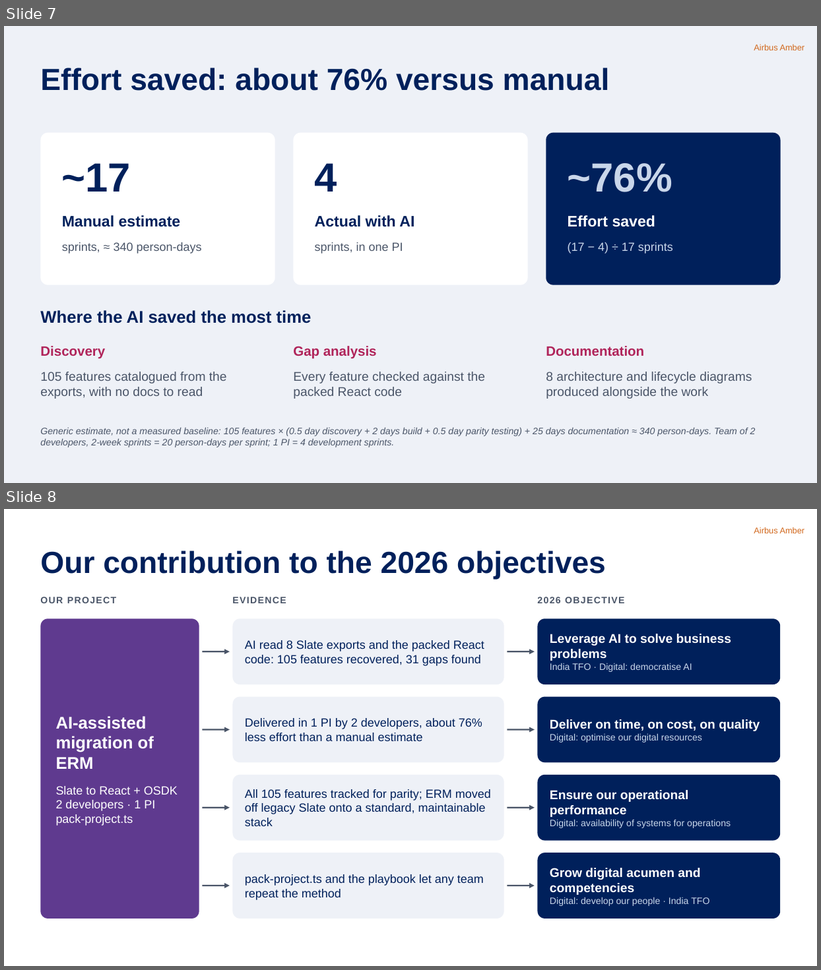
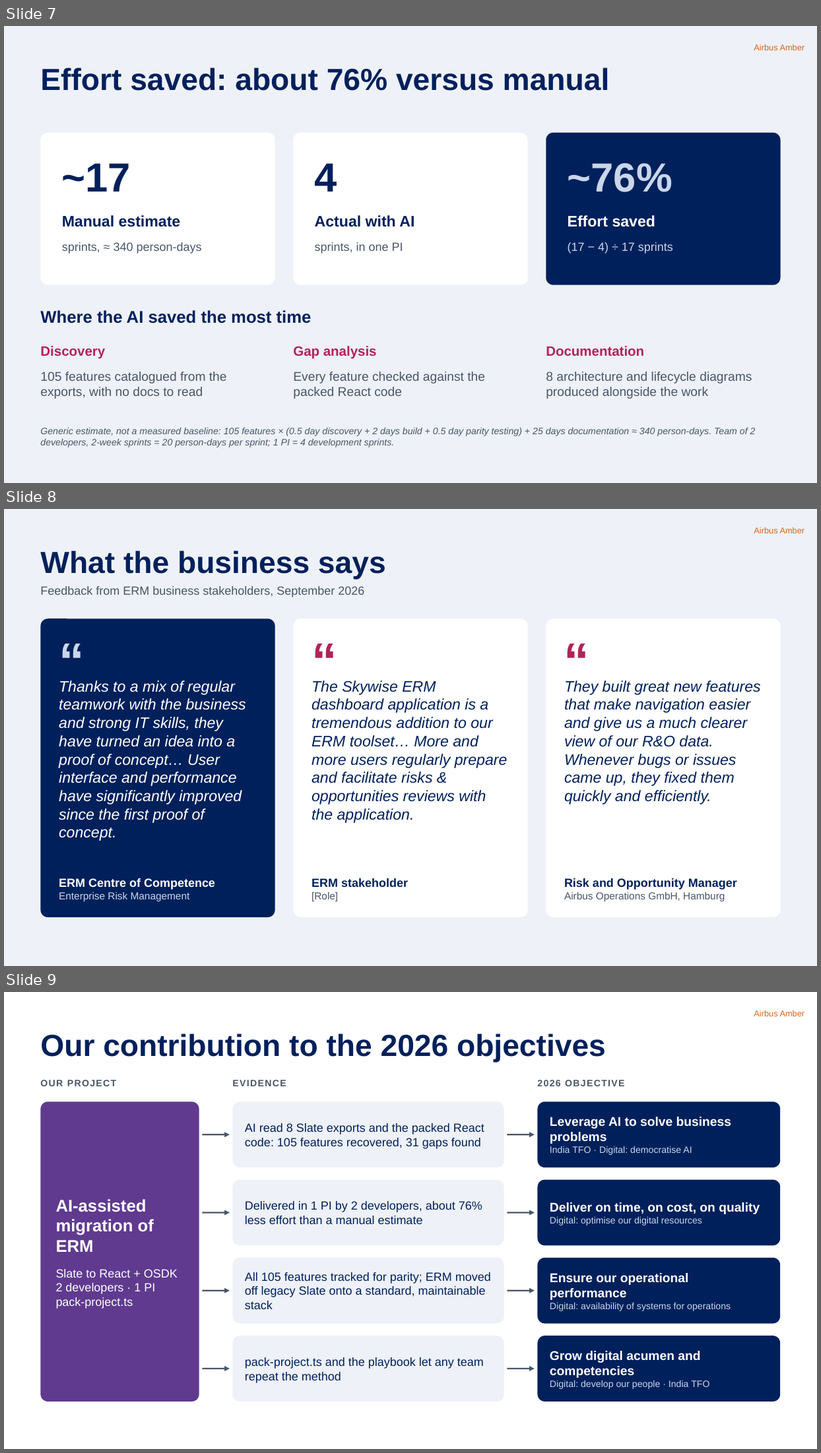
Before and after one commit to nithinram97/archify, a slide deck: erm-migration/docs/ERM-Migration-Jury-Pitch.pptx. Shown one above the other, each under a label of ours: slides 7 and 8 before the commit, slides 7, 8 and 9 after it. The pictures are 821x970 and 821x1453 pixels, drawn with LibreOffice and Linux fonts; fonts in the diff are those of the drawing. Boxes give left, top, right and bottom in pixels: in the first picture for what was removed or moved away, otherwise in the second. Text is boxed around its words. In the diff, an @@ line names an element or a change of style, - is before the commit and + after.

```diff
--- a/erm-migration/docs/ERM-Migration-Jury-Pitch.pptx
+++ b/erm-migration/docs/ERM-Migration-Jury-Pitch.pptx
@@ slide 8 added at [4,509,817,966], background #EEF1F7; not listed: 1 template element that a slide beside it also shows @@
@@ title added at [40,551,386,579], 36 pt, text #00205B, bold @@
+What the business says
@@ text added at [40,586,364,597], 14 pt, text #4A5568 @@
+Feedback from ERM business stakeholders, September 2026
@@ rounded rectangle added at [40,619,275,918], fill #00205B @@
@@ rounded rectangle added at [293,619,527,918], fill #FFFFFF @@
@@ rounded rectangle added at [547,619,781,918], fill #FFFFFF @@
@@ text added at [59,628,120,677], 60 pt, text #C9D6EA, bold @@
+“
@@ text added at [312,628,372,677], 60 pt, text #B0245A, bold @@
+“
@@ text added at [564,628,626,677], 60 pt, text #B0245A, bold @@
+“
@@ text added at [59,681,246,841], 18 pt, text #FFFFFF, italic @@
+Thanks to a mix of regular teamwork with the business and strong IT skills, they have turned an idea into a proof of concept… User interface and performance have significantly improved since the first proof of concept.
@@ text added at [312,681,508,823], 18 pt, text #00205B, italic @@
+The Skywise ERM dashboard application is a tremendous addition to our ERM toolset… More and more users regularly prepare and facilitate risks & opportunities reviews with the application.
@@ text added at [564,681,760,805], 18 pt, text #00205B, italic @@
+They built great new features that make navigation easier and give us a much clearer view of our R&O data. Whenever bugs or issues came up, they fixed them quickly and efficiently.
@@ text added at [59,879,215,902], 12 pt, text #C9D6EA @@
+ERM Centre of Competence
+Enterprise Risk Management
@@ text added at [312,879,408,902], 14 pt, text #00205B, bold @@
+ERM stakeholder
+[Role]
@@ text added at [564,879,737,902], 12 pt, text #4A5568 @@
+Risk and Opportunity Manager
+Airbus Operations GmbH, Hamburg
@@ what was slide 8 is now slide 9 @@
```
Also in this commit, not shown: 4 other files.
